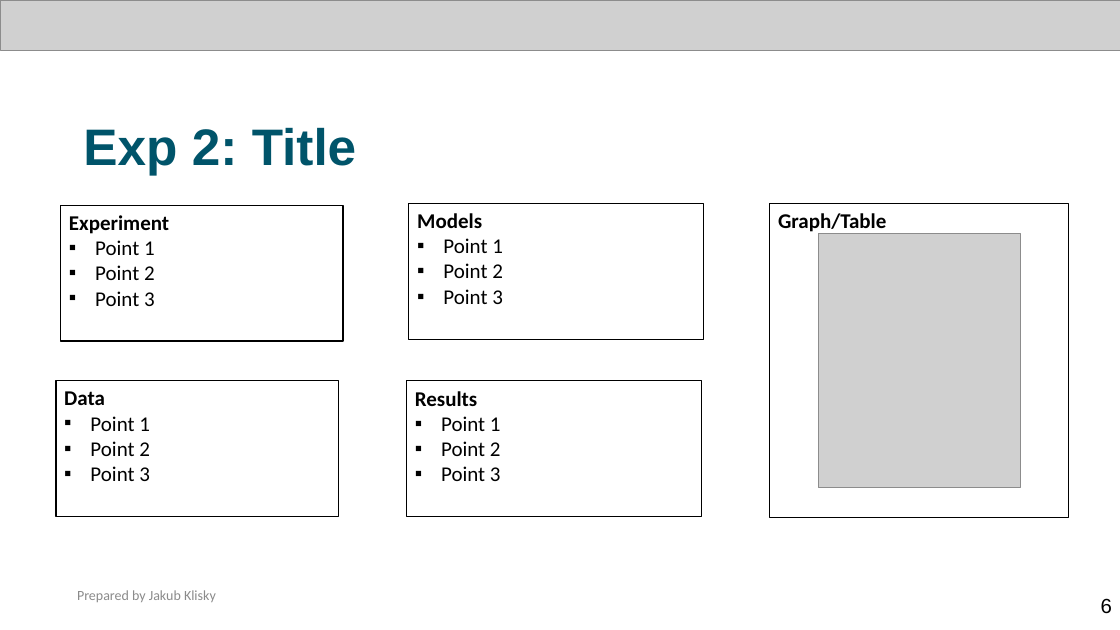
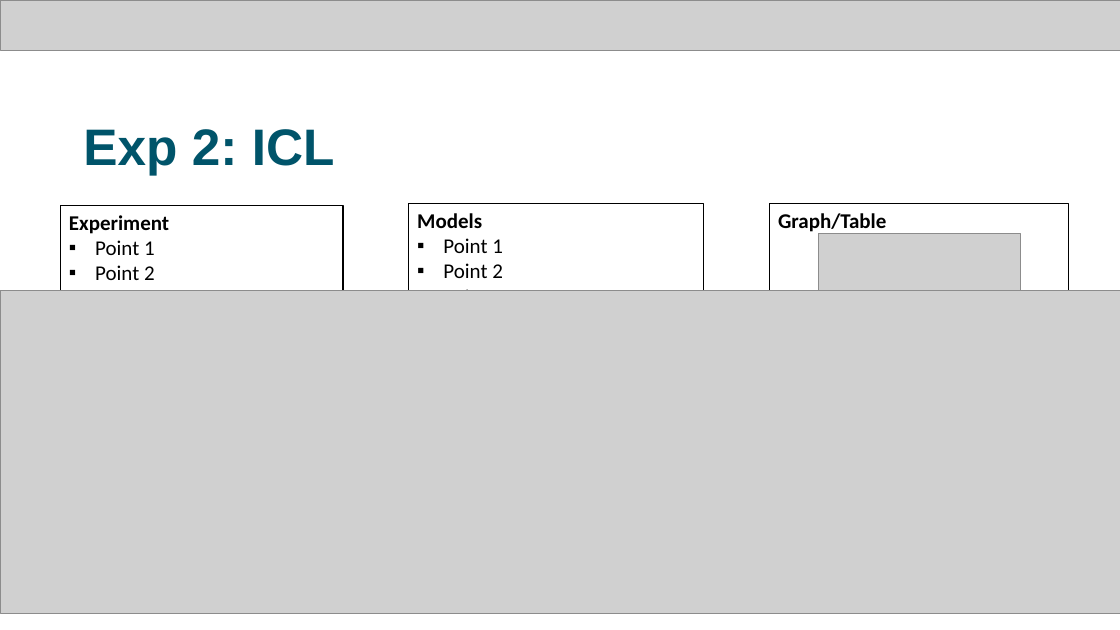
Before and after one commit to Zaki171/COMP0087-Group, a slide deck: slide 7 of report/nlp_ppt.pptx. Drawn at 1120x630 pixels with LibreOffice and Linux fonts; fonts in the diff are those of the drawing; grey boxes stand for pictures. Boxes give left, top, right and bottom in pixels: in the first picture for what was removed or moved away, otherwise in the second. Text is boxed around its words. In the diff, an @@ line names an element or a change of style, - is before the commit and + after.

```diff
--- a/report/nlp_ppt.pptx
+++ b/report/nlp_ppt.pptx
@@ title at [83, 129, 335, 175]: text changed @@
-Exp 2: Title
+Exp 2: ICL
@@ picture added at [0, 291, 1120, 613] @@
@@ rectangle removed at [56, 381, 339, 517] @@
-Data
-▪ Point 1
-▪ Point 2
-▪ Point 3
@@ rectangle removed at [407, 381, 702, 517] @@
-Results
-▪ Point 1
-▪ Point 2
-▪ Point 3
@@ text removed at [77, 590, 216, 602] @@
-Prepared by Jakub Klisky
```
Also in this commit, not shown: 1 slide added, 1 slide removed, 19 other files.
